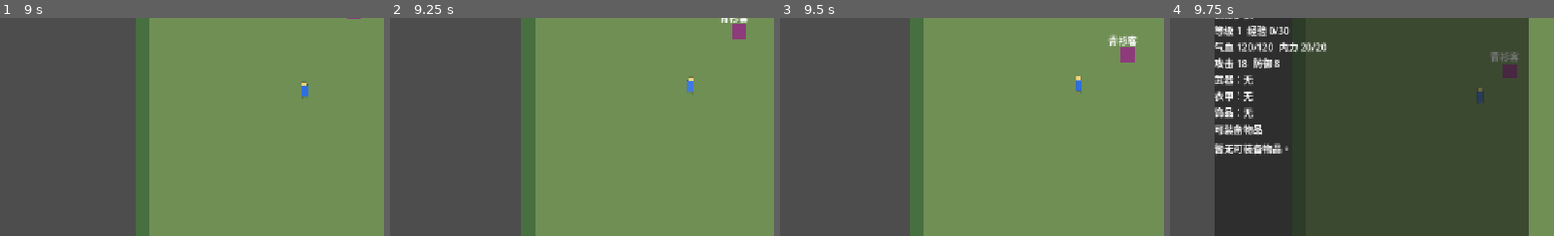
Above: before the commit, frames 1-4 (left to right).
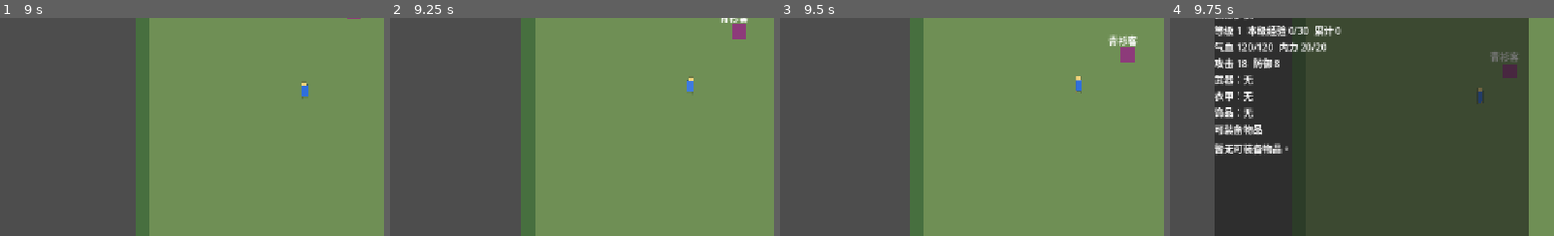
Above: after the commit, the same moments.

Repository: zhangyebo1991/liangyusheng-qunxiazhuan
Game: Godot game, scene res://scenes/boot.tscn
The game is run twice, just before and just after one commit, with the same random seed, the same clock (stepped at 60 frames per second) and the same inputs.
Inputs (mouse positions are % of the whole screen's width and height, from its top left):
- Up to frame 1 (9 s): click "开始新游戏" at 0.5 s; click "记事" at 1.25 s; click "关闭" at 2 s; tap Enter (confirm) at 2.75, 6.6 s; move the mouse to (65, 44) at 2.77 s; hold D (move_right) 2.78-3.53 s; hold Enter (confirm) 2.78-3.53 s; click (65, 44) at 2.92 s; move the mouse to (87, 42) at 3.52 s; hold S (move_down) 3.53-4.28 s; tap E (interact) at 3.6 s; click (87, 42) at 3.67 s; move the mouse to (60, 28) at 4.27 s; hold D (move_right) 4.28-5.03 s; hold J (journal) 4.28-5.03 s; move the mouse to (44, 70) at 5.02 s; hold W (move_up) 5.03-5.78 s; tap Tab at 5.1, 8.85 s; click (44, 70) at 5.17 s; move the mouse to (80, 65) at 5.77 s; hold A (move_left) 5.78-7.28 s; tap P at 5.85 s; move the mouse to (19, 35) at 6.52 s; move the mouse to (55, 50) at 7.27 s; hold S (move_down) 7.28-8.03 s; hold E (interact) 7.28-8.03 s; click (55, 50) at 7.42 s; move the mouse to (34, 25) at 8.02 s; hold D (move_right) 8.03-8.78 s; tap J (journal) at 8.1 s; move the mouse to (72, 45) at 8.77 s; hold W (move_up) from 8.78 s (still down)
- Up to frame 2 (9.25 s): keep holding W (move_up)
- Up to frame 3 (9.5 s): keep holding W (move_up)
- Up to frame 4 (9.75 s): move the mouse to (29, 55) at 9.52 s; release W (move_up) at 9.53 s; hold D (move_right) from 9.53 s (still down); tap P at 9.6 s; click (29, 55) at 9.67 s
The pictures show only the part of the screen within x 11-61%, y 31-81%; the shares and areas given below are measured in that part.

Frames 1-3 are identical in both runs. In frame 4, 0.7% of the frame differs, in the area x 19-45%, y 3-9%.

Commit message:
fix: 奖励与经验面板使用中文显示

Diff:
--- a/scripts/scenes/battle_screen.gd
+++ b/scripts/scenes/battle_screen.gd
@@ -540,7 +540,7 @@
 				continue
 			var actor_id = str(item.get("actor_id", ""))
 			var gained = int(item.get("exp_gained", 0))
-			var line = "%s +%d 经验" % [actor_id, gained]
+			var line = "%s +%d 经验" % [_actor_display_name(actor_id), gained]
 			if bool(item.get("leveled_up", false)):
 				line += "，升至 %d 级，气血内力已回满" % int(item.get("new_level", 0))
 			lines.append(line)
@@ -558,8 +558,26 @@
 			var amount = max(1, int(drop.get("amount", 1)))
 			if item_id.is_empty():
 				continue
-			lines.append("%s x%d" % [item_id, amount])
+			lines.append("%s x%d" % [_item_display_name(item_id), amount])
 	return "\n".join(lines) if not lines.is_empty() else "没有额外奖励。"
+
+func _actor_display_name(actor_id: String) -> String:
+	if actor_id.is_empty():
+		return "未知侠客"
+	if DataRepository != null and DataRepository.has_method("get_actor"):
+		var actor = DataRepository.get_actor(actor_id)
+		if typeof(actor) == TYPE_DICTIONARY and not actor.is_empty():
+			return str(actor.get("name", actor_id))
+	return actor_id
+
+func _item_display_name(item_id: String) -> String:
+	if item_id.is_empty():
+		return "未知物品"
+	if DataRepository != null and DataRepository.has_method("get_item"):
+		var item = DataRepository.get_item(item_id)
+		if typeof(item) == TYPE_DICTIONARY and not item.is_empty():
+			return str(item.get("name", item_id))
+	return item_id
 
 func _on_reward_return_pressed() -> void:
 	if reward_panel != null:
--- a/scripts/scenes/party_panel.gd
+++ b/scripts/scenes/party_panel.gd
@@ -139,7 +139,7 @@
 	var total_exp = max(0, int(stats.get("total_exp", 0)))
 	var level_start = max(0, total_exp - exp)
 	var required = max(0, next_level_total - level_start)
-	return "经验 %d/%d" % [exp, required]
+	return "本级经验 %d/%d  累计 %d" % [exp, required, total_exp]
 
 func _refresh_equipment_rows() -> void:
 	_clear_equipment_rows()
--- a/tests/test_battle_screen_reward_panel.gd
+++ b/tests/test_battle_screen_reward_panel.gd
@@ -22,11 +22,11 @@
 		"coins": 15,
 		"items": [{"item_id": "herb_small", "amount": 1}]
 	})
-	assertions.assert_true(text.find("hero_yun +20 经验") >= 0, "奖励文本应显示经验")
+	assertions.assert_true(text.find("云游少侠 +20 经验") >= 0, "奖励文本应显示中文角色名和经验")
 	assertions.assert_true(text.find("升至 2 级") >= 0, "奖励文本应显示升级")
 	assertions.assert_true(text.find("气血内力已回满") >= 0, "奖励文本应显示升级回满")
 	assertions.assert_true(text.find("15 文") >= 0, "奖励文本应显示铜钱")
-	assertions.assert_true(text.find("herb_small x1") >= 0, "奖励文本应显示掉落明细")
+	assertions.assert_true(text.find("小还丹 x1") >= 0, "奖励文本应显示中文物品名和掉落明细")
 	screen.free()
 
 func _collect_method_names(script) -> Dictionary:
--- a/tests/test_party_panel.gd
+++ b/tests/test_party_panel.gd
@@ -30,7 +30,8 @@
 	assertions.assert_true(panel.member_buttons.size() >= 1, "应生成队友按钮")
 	assertions.assert_true(panel._equipment_list.get_child_count() >= 1, "应生成可装备物品行")
 	assertions.assert_true(panel._detail_label.text.find("等级 2") >= 0, "队伍面板应显示等级")
-	assertions.assert_true(panel._detail_label.text.find("经验 5/50") >= 0, "队伍面板应显示到下一级经验进度")
+	assertions.assert_true(panel._detail_label.text.find("本级经验 5/50") >= 0, "队伍面板应显示本级经验进度")
+	assertions.assert_true(panel._detail_label.text.find("累计 35") >= 0, "队伍面板应显示累计经验")
 
 	var equipment_row = panel._equipment_list.get_child(0)
 	var equip_button = equipment_row.get_child(1)
